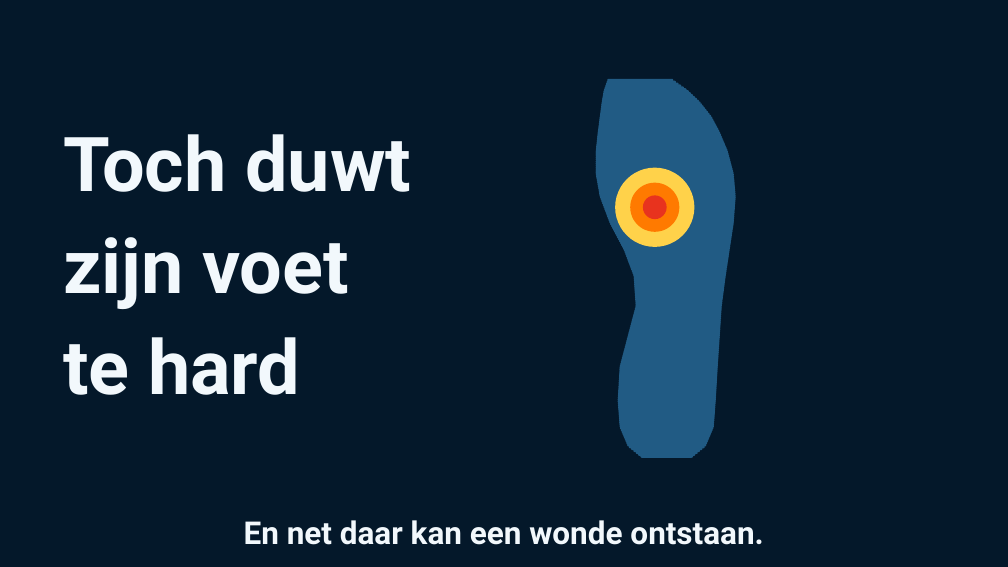
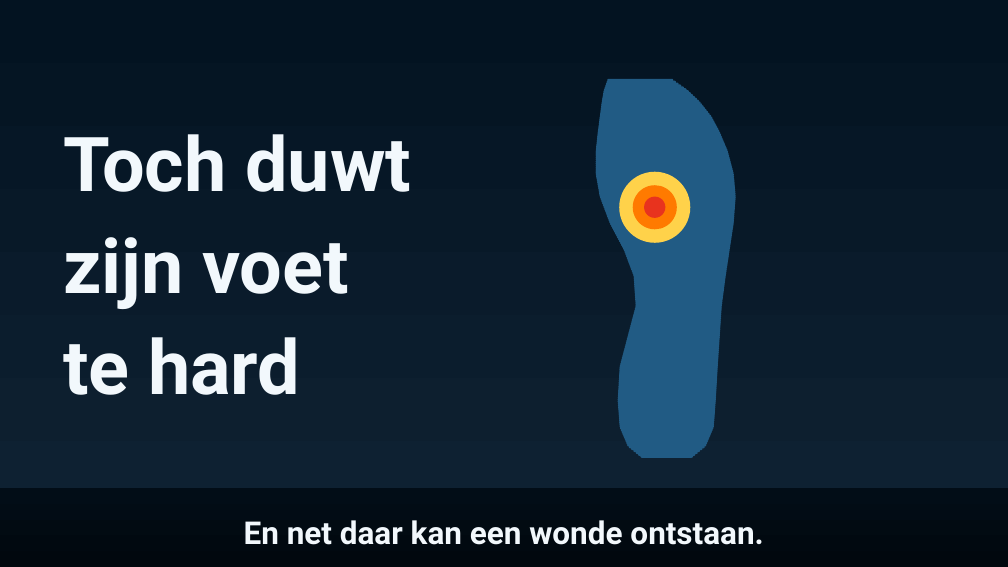
Before and after one commit to Dellfs/paradise-project, a slide deck: slide 34 of PARADISE_presentatie/PARADISE_animatie.pptx (slide 8 before the commit). Drawn at 1008x567 pixels with LibreOffice and Linux fonts; fonts in the diff are those of the drawing. Boxes give left, top, right and bottom in pixels: in the first picture for what was removed or moved away, otherwise in the second. Text is boxed around its words. In the diff, an @@ line names an element or a change of style, - is before the commit and + after.

```diff
--- a/PARADISE_presentatie/PARADISE_animatie.pptx
+++ b/PARADISE_presentatie/PARADISE_animatie.pptx
@@ rectangle at box(0, 0, 1008, 567): fill #04182A to gradient #031321 to #102334 @@
@@ ellipse: place and size @@
-ellipse at box(616, 168, 695, 247)
+ellipse at box(619, 172, 690, 243)
@@ rectangle added at box(0, 488, 1008, 567), fill gradient #020D17 to #01080E @@
```
Also in this commit, not shown: 20 other slides changed, 59 slides added, 1 slide removed, 1 other file.
